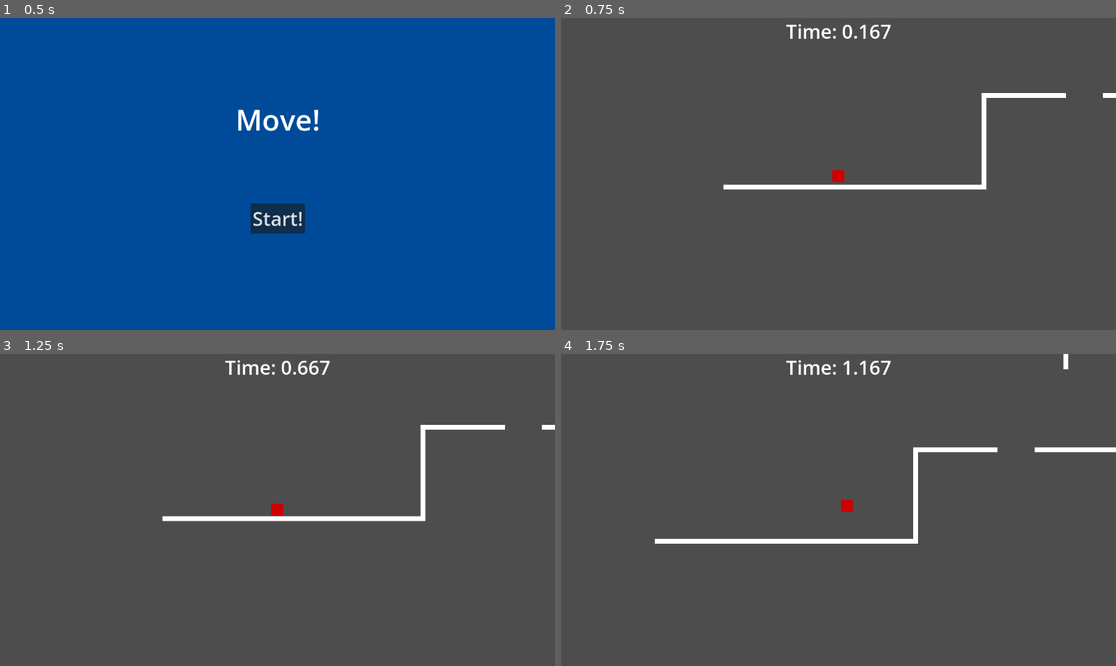
Above: before the commit, frames 1-4 (two rows, left to right).
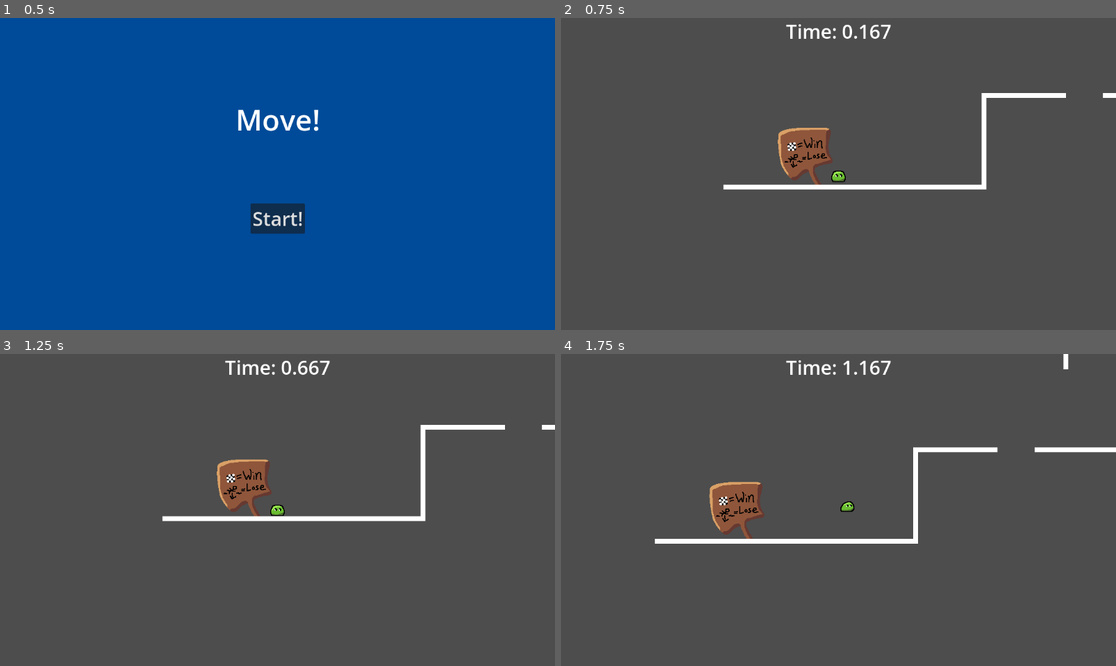
Above: after the commit, the same moments.

Repository: xyloquack/IMG_420_Assignment_1
Game: Godot game, scene res://scenes/main_menu.tscn
Same seed, same stepped clock (60 frames per second), same inputs: the game is played once before the commit and once after it.
Inputs:
- Up to frame 1 (0.5 s): no input
- Up to frame 2 (0.75 s): click "Start!" at 0.5 s
- Up to frame 3 (1.25 s): no input
- Up to frame 4 (1.75 s): hold D (right) from 1.28 s (still down); tap W (up) at 1.52 s

Frame 1 is identical in both runs. In frame 2, 1.4% of the frame differs, in the area x 39-52%, y 35-54%; in frame 3, 1.4%; in frame 4, 1.4%, in the area x 26-53%, y 40-60%.

Commit message:
Added player sprite and sign to state goal.

Diff:
--- a/project.godot
+++ b/project.godot
@@ -54,3 +54,7 @@
 [physics]
 
 common/physics_interpolation=true
+
+[rendering]
+
+textures/canvas_textures/default_texture_filter=0
--- a/scenes/player.tscn
+++ b/scenes/player.tscn
@@ -1,9 +1,44 @@
-[gd_scene load_steps=3 format=3 uid="uid://c4ofxsbndmexq"]
+[gd_scene load_steps=8 format=3 uid="uid://c4ofxsbndmexq"]
 
 [ext_resource type="Script" uid="uid://doau4c6nhgyco" path="res://scripts/player.gd" id="1_3vyb7"]
+[ext_resource type="Texture2D" uid="uid://cn60ssntw0c4e" path="res://sprites/player.png" id="2_g2els"]
 
 [sub_resource type="RectangleShape2D" id="RectangleShape2D_sh265"]
 size = Vector2(50, 50)
+
+[sub_resource type="AtlasTexture" id="AtlasTexture_g2els"]
+atlas = ExtResource("2_g2els")
+region = Rect2(0, 0, 32, 32)
+
+[sub_resource type="AtlasTexture" id="AtlasTexture_qhqgy"]
+atlas = ExtResource("2_g2els")
+region = Rect2(32, 0, 32, 32)
+
+[sub_resource type="AtlasTexture" id="AtlasTexture_dqkch"]
+atlas = ExtResource("2_g2els")
+region = Rect2(64, 0, 32, 32)
+
+[sub_resource type="SpriteFrames" id="SpriteFrames_3vyb7"]
+animations = [{
+"frames": [{
+"duration": 1.0,
+"texture": SubResource("AtlasTexture_g2els")
+}],
+"loop": true,
+"name": &"idle",
+"speed": 5.0
+}, {
+"frames": [{
+"duration": 1.0,
+"texture": SubResource("AtlasTexture_qhqgy")
+}, {
+"duration": 1.0,
+"texture": SubResource("AtlasTexture_dqkch")
+}],
+"loop": true,
+"name": &"running",
+"speed": 5.0
+}]
 
 [node name="Player" type="CharacterBody2D"]
 script = ExtResource("1_3vyb7")
@@ -18,6 +53,7 @@
 shape = SubResource("RectangleShape2D_sh265")
 
 [node name="Polygon2D" type="Polygon2D" parent="CollisionShape2D"]
+visible = false
 color = Color(0.807843, 0, 0, 1)
 polygon = PackedVector2Array(-25, 25, -25, -25, 25, -25, 25, 25)
 
@@ -43,6 +79,13 @@
 wait_time = 0.1
 one_shot = true
 
+[node name="AnimatedSprite2D" type="AnimatedSprite2D" parent="."]
+position = Vector2(0, -7)
+scale = Vector2(2, 2)
+sprite_frames = SubResource("SpriteFrames_3vyb7")
+animation = &"running"
+autoplay = "running"
+
 [connection signal="boost" from="." to="." method="_on_boost"]
 [connection signal="bounce" from="." to="." method="_on_bounce"]
 [connection signal="kill" from="." to="." method="_on_kill"]
--- a/scenes/world.tscn
+++ b/scenes/world.tscn
@@ -10,6 +10,7 @@
 [ext_resource type="PackedScene" uid="uid://cbtavdyenutb7" path="res://scenes/speed_gate.tscn" id="7_pkg7o"]
 [ext_resource type="PackedScene" uid="uid://bmlat33cx1k83" path="res://scenes/hud.tscn" id="8_gbfbk"]
 [ext_resource type="PackedScene" uid="uid://2ww6x3sk6hqs" path="res://scenes/flag.tscn" id="9_7r4gi"]
+[ext_resource type="Texture2D" uid="uid://s1xesan1okmv" path="res://sprites/sign.png" id="11_e3hyu"]
 
 [sub_resource type="RectangleShape2D" id="RectangleShape2D_dwbse"]
 size = Vector2(1073, 20)
@@ -140,61 +141,71 @@
 shape = SubResource("RectangleShape2D_q5onr")
 script = ExtResource("3_036b0")
 
+[node name="BouncePads" type="Node2D" parent="."]
+
+[node name="BouncePad" parent="BouncePads" instance=ExtResource("6_dwbse")]
+position = Vector2(1069, -1168)
+
+[node name="BouncePad2" parent="BouncePads" instance=ExtResource("6_dwbse")]
+position = Vector2(3805, -1676)
+
+[node name="BouncePad3" parent="BouncePads" instance=ExtResource("6_dwbse")]
+position = Vector2(2504, -2356)
+
+[node name="BouncePad4" parent="BouncePads" instance=ExtResource("6_dwbse")]
+position = Vector2(4045, -2833)
+
+[node name="BouncePad5" parent="BouncePads" instance=ExtResource("6_dwbse")]
+position = Vector2(4953, -2833)
+
+[node name="SpeedGates" type="Node2D" parent="."]
+
+[node name="SpeedGate" parent="SpeedGates" instance=ExtResource("7_pkg7o")]
+position = Vector2(1879, -1878)
+direction = 1
+
+[node name="SpeedGate2" parent="SpeedGates" instance=ExtResource("7_pkg7o")]
+position = Vector2(3745, -1736)
+
+[node name="SpeedGate3" parent="SpeedGates" instance=ExtResource("7_pkg7o")]
+position = Vector2(5309, -3325)
+direction = 1
+
+[node name="SpeedGate4" parent="SpeedGates" instance=ExtResource("7_pkg7o")]
+position = Vector2(426, -1680)
+direction = -1
+
+[node name="SpeedGate5" parent="SpeedGates" instance=ExtResource("7_pkg7o")]
+position = Vector2(-351, -1800)
+direction = 1
+
+[node name="SpeedGate6" parent="SpeedGates" instance=ExtResource("7_pkg7o")]
+position = Vector2(3636, -2416)
+direction = -1
+
+[node name="SpeedGate7" parent="SpeedGates" instance=ExtResource("7_pkg7o")]
+position = Vector2(2599, -2933)
+direction = 1
+
+[node name="SpeedGate8" parent="SpeedGates" instance=ExtResource("7_pkg7o")]
+position = Vector2(5309, -3425)
+direction = 1
+
+[node name="SpeedGate9" parent="SpeedGates" instance=ExtResource("7_pkg7o")]
+position = Vector2(5309, -3225)
+direction = 1
+
 [node name="DeathArea" parent="." instance=ExtResource("4_aqk2v")]
 position = Vector2(3679, 222)
 
-[node name="BouncePad" parent="." instance=ExtResource("6_dwbse")]
-position = Vector2(1069, -1168)
-
-[node name="BouncePad2" parent="." instance=ExtResource("6_dwbse")]
-position = Vector2(3805, -1676)
-
-[node name="BouncePad3" parent="." instance=ExtResource("6_dwbse")]
-position = Vector2(2504, -2356)
-
-[node name="BouncePad4" parent="." instance=ExtResource("6_dwbse")]
-position = Vector2(4045, -2833)
-
-[node name="BouncePad5" parent="." instance=ExtResource("6_dwbse")]
-position = Vector2(4953, -2833)
-
-[node name="SpeedGate" parent="." instance=ExtResource("7_pkg7o")]
-position = Vector2(1879, -1878)
-direction = 1
-
-[node name="SpeedGate2" parent="." instance=ExtResource("7_pkg7o")]
-position = Vector2(3745, -1736)
-
-[node name="SpeedGate3" parent="." instance=ExtResource("7_pkg7o")]
-position = Vector2(5309, -3325)
-direction = 1
-
 [node name="Flag" parent="." instance=ExtResource("9_7r4gi")]
 position = Vector2(7286, -2983)
 
-[node name="SpeedGate4" parent="." instance=ExtResource("7_pkg7o")]
-position = Vector2(426, -1680)
-direction = -1
-
-[node name="SpeedGate5" parent="." instance=ExtResource("7_pkg7o")]
-position = Vector2(-351, -1800)
-direction = 1
-
-[node name="SpeedGate6" parent="." instance=ExtResource("7_pkg7o")]
-position = Vector2(3636, -2416)
-direction = -1
-
-[node name="SpeedGate7" parent="." instance=ExtResource("7_pkg7o")]
-position = Vector2(2599, -2933)
-direction = 1
-
-[node name="SpeedGate8" parent="." instance=ExtResource("7_pkg7o")]
-position = Vector2(5309, -3425)
-direction = 1
-
-[node name="SpeedGate9" parent="." instance=ExtResource("7_pkg7o")]
-position = Vector2(5309, -3225)
-direction = 1
+[node name="Sprite2D" type="Sprite2D" parent="."]
+z_index = -1
+position = Vector2(-131, -68)
+scale = Vector2(2, 2)
+texture = ExtResource("11_e3hyu")
 
 [connection signal="death" from="." to="." method="_on_death"]
 [connection signal="restart" from="." to="." method="_on_restart"]
--- a/scripts/player.gd
+++ b/scripts/player.gd
@@ -78,8 +78,19 @@
 
 	was_on_wall = on_wall
 
+func change_sprite():
+	if velocity.x < 0:
+		$AnimatedSprite2D.flip_h = true
+	if velocity.x > 0:
+		$AnimatedSprite2D.flip_h = false
+	if velocity.x == 0:
+		$AnimatedSprite2D.animation = "idle"
+	else:
+		$AnimatedSprite2D.animation = "running"
+
 func _physics_process(delta):
 	get_direction(delta)
+	change_sprite()
 	move_and_slide()
 
 func _on_kill() -> void:
Not shown: 1 places in scenes/world.tscn that only renumber resources
Binary file added: sprites/player.ase
Binary file added: sprites/player.png
Not shown, added: sprites/player.png.import
Binary file added: sprites/sign.ase
Binary file added: sprites/sign.png
Not shown, added: sprites/sign.png.import
